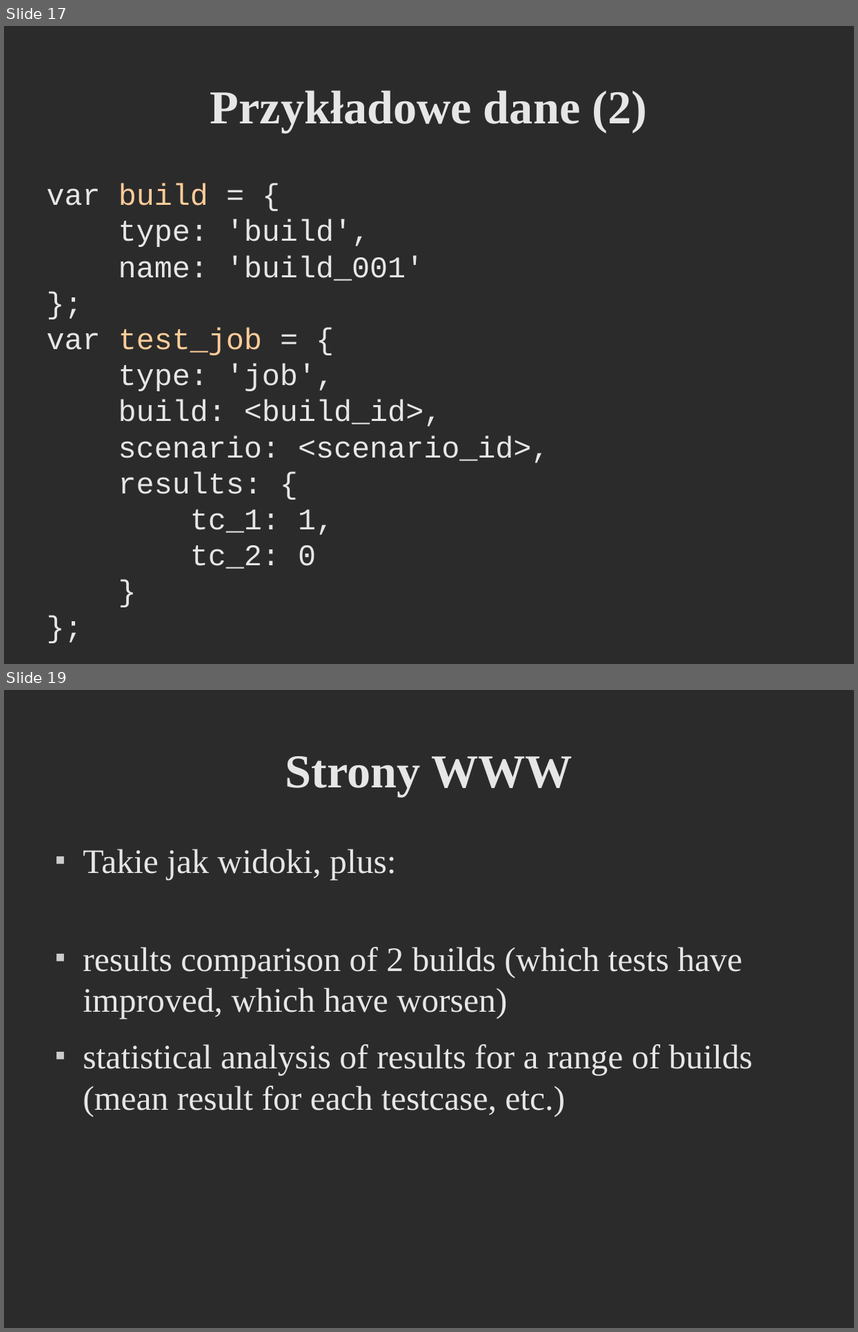
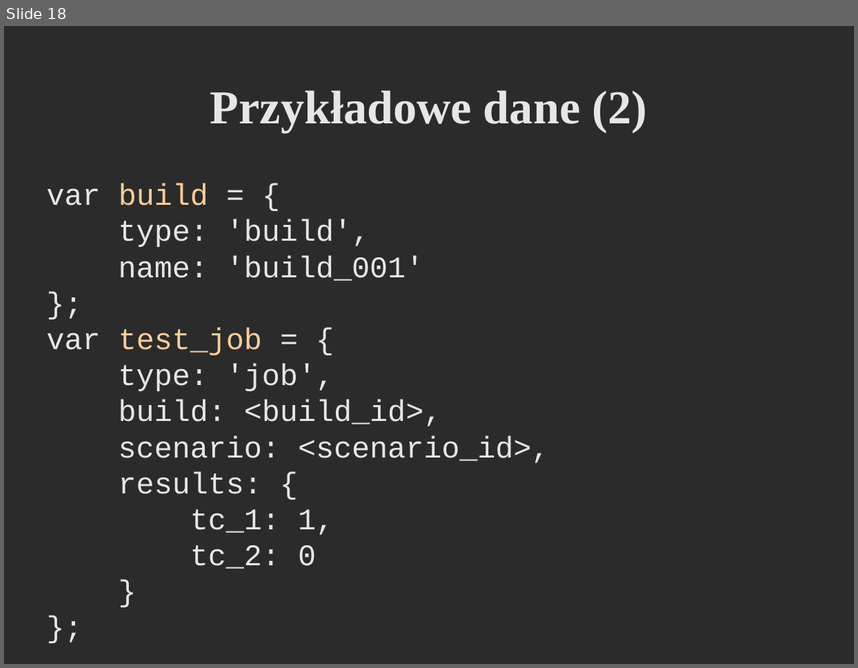
Before and after one commit to godfryd/checking-couchdb, a slide deck: checking-couchdb.odp. Shown one above the other, each under a label of ours: slides 17 and 19 before the commit, slide 18 after it; the slides between them are not shown. The pictures are 858x1332 and 858x668 pixels, drawn with LibreOffice and Linux fonts; fonts in the diff are those of the drawing; background and template pictures are left out; a plain dark background stands for a picture behind light text. Boxes give left, top, right and bottom in pixels: in the first picture for what was removed or moved away, otherwise in the second. Text is boxed around its words. In the diff, an @@ line names an element or a change of style, - is before the commit and + after.

```diff
--- a/checking-couchdb.odp
+++ b/checking-couchdb.odp
@@ slide 19 removed at [4, 690, 854, 1328], background picture (left out) @@
@@ title removed at [285, 756, 573, 796] @@
-Strony WWW
@@ text removed at [83, 849, 753, 1116] @@
-■ Takie jak widoki, plus:
-■ results comparison of 2 builds (which tests have improved, which have worsen)
-■ statistical analysis of results for a range of builds (mean result for each testcase, etc.)
@@ what was slide 17 is now slide 18 @@
```
Also in this commit, not shown: 9 slides changed, 6 slides added, 4 other slides removed.
